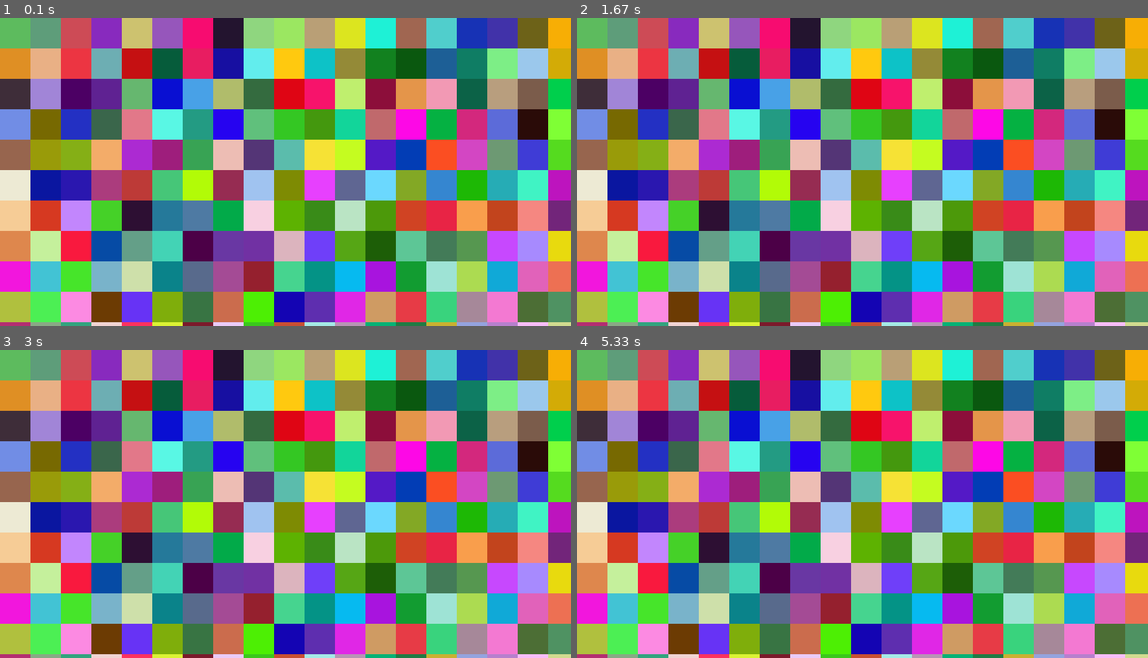
Above: before the commit, frames 1-4 (two rows, left to right).
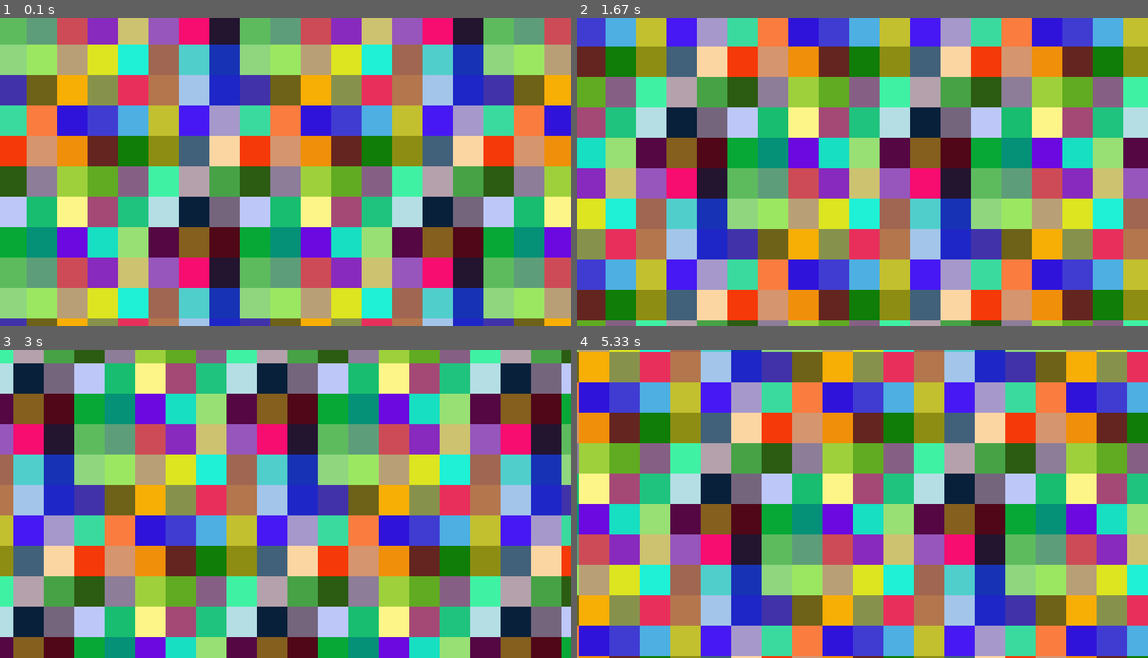
Above: after the commit, the same moments.

Repository: Goluxas/cherno-in-pygame
Game: pygame game, started from game.py
Same seed, same stepped clock (60 frames per second), same inputs: the game is played once before the commit and once after it. The source is Python 2; it was converted automatically to run under Python 3.
Inputs:
- Up to frame 1 (0.1 s): no input
- Up to frame 2 (1.67 s): no input
- Up to frame 3 (3 s): no input
- Up to frame 4 (5.33 s): tap Enter at 4.83, 5.17 s

The runs differ from the first frame. In frame 1, 96% of the frame differs, in the area x 0-100%, y 0-100%; in frame 2, 99%; in frame 3, 100%; in frame 4, 100%.

Commit message:
16 - Rendering a repeating map

Diff:
--- a/game.py
+++ b/game.py
@@ -27,6 +27,9 @@
 		self.screen = Screen(self.SCREEN_WIDTH, self.SCREEN_HEIGHT)
 
 		self.clock = None
+
+		# fun testing
+		self.x = self.y = 0
 
 	def setup(self):
 		os.environ['SDL_VIDEO_CENTERED'] = '1' # should make the window pop up centered
@@ -74,12 +77,13 @@
 		self.stop()
 
 	def update(self):
-		pass
+		self.x += 1
+		self.y += 1
 
 	def render(self):
 
 		self.screen.clear()
-		self.screen.render()
+		self.screen.render(self.x, self.y)
 
 		scaled = pygame.transform.scale( self.screen.surface, self.size )
 		self.display.blit( scaled, (0,0) )
--- a/graphics/screen.py
+++ b/graphics/screen.py
@@ -4,6 +4,8 @@
 from pygame.locals import *
 
 class Screen(object):
+	MAP_SIZE = 8
+	MAP_SIZE_MASK = MAP_SIZE - 1
 
 	def __init__(self, width, height):
 		self.width = width
@@ -14,20 +16,20 @@
 		# tile grid is 64x64 and tile size is 32x32
 		self.tiles = []
 
-		for i in range(64 * 64):
+		for i in range(self.MAP_SIZE ** 2):
 			self.tiles.append( random.randrange(0xffffff) )
 
 	def clear(self):
 		self.surface.fill(0x000000)
 
-	def render(self):
+	def render(self, x_offset, y_offset):
 		pixels = pygame.PixelArray(self.surface)
 
 		for y in range(self.height):
-			if y < 0 or y >= self.height: break
+			yy = y + y_offset
 			for x in range(self.width):
-				if x < 0 or x >= self.width: break
-				tile_index = (x >> 4) + (y >> 4) * 64
+				xx = x + x_offset
+				tile_index = ((xx >> 4) & self.MAP_SIZE_MASK) + ((yy >> 4) & self.MAP_SIZE_MASK) * self.MAP_SIZE
 				pixels[x, y] = self.tiles[tile_index]
 
 		del pixels
